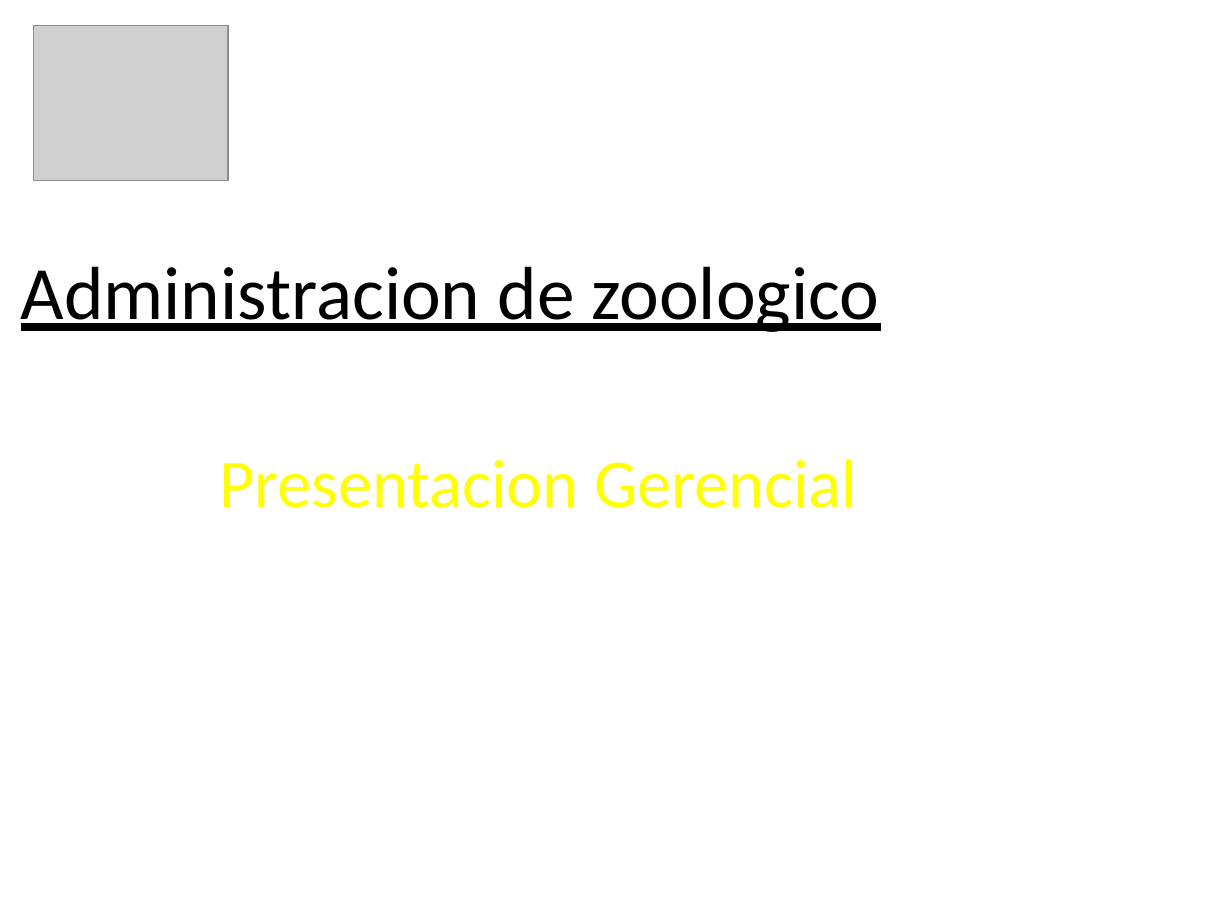
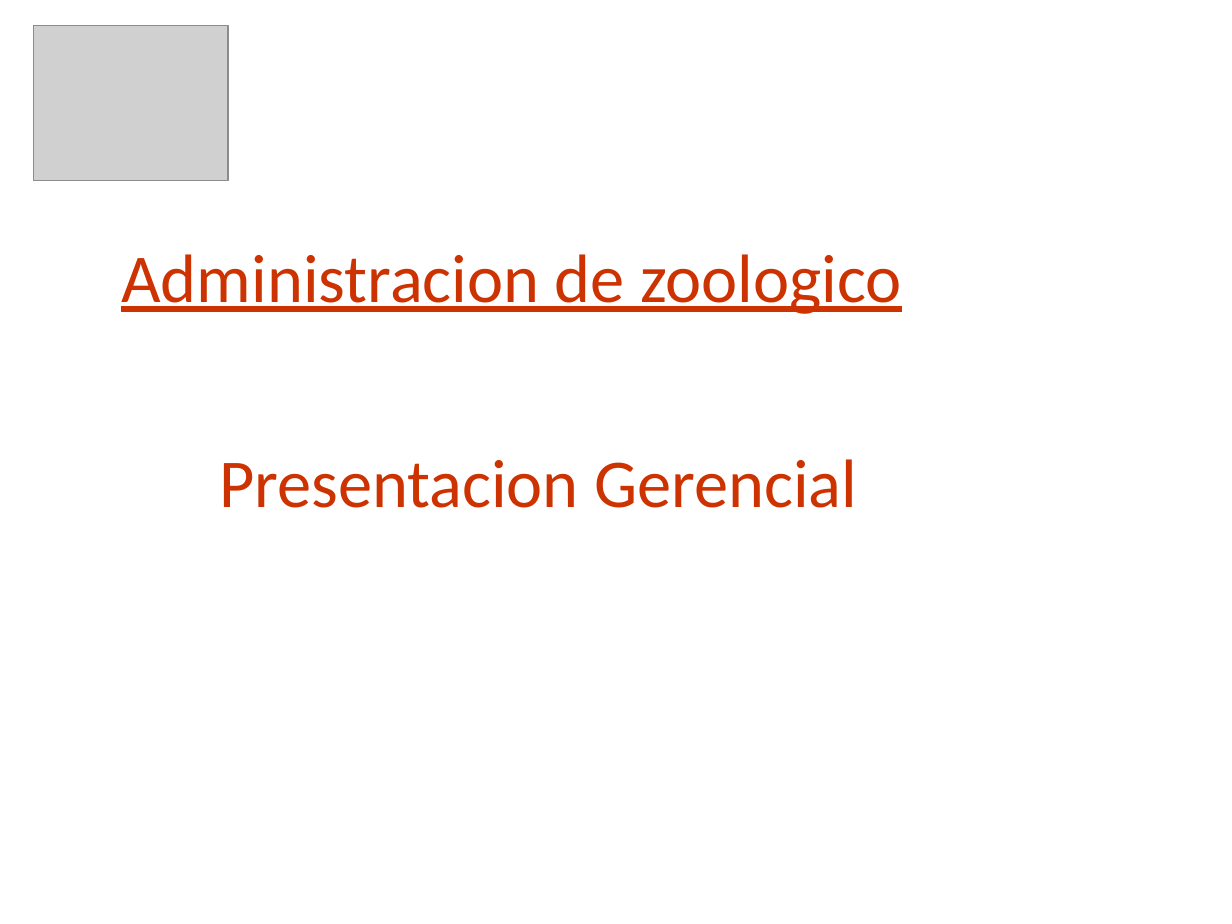
Before and after one commit to skiel85/taller-desarrollo-proyectos-i, a slide deck: slide 1 of Presentaciones/Demo Gerencial.ppt. Drawn at 1232x924 pixels with LibreOffice and Linux fonts; fonts in the diff are those of the drawing; grey boxes stand for pictures; background and template pictures are left out. Boxes give left, top, right and bottom in pixels: in the first picture for what was removed or moved away, otherwise in the second. Text is boxed around its words. In the diff, an @@ line names an element or a change of style, - is before the commit and + after.

```diff
--- a/Presentaciones/Demo Gerencial.ppt
+++ b/Presentaciones/Demo Gerencial.ppt
@@ title "Administracion de zoologico" moved from (x1=21, y1=266, x2=879, y2=332) to (x1=121, y1=254, x2=902, y2=314) @@
@@ title "Administracion de zoologico" at (x1=121, y1=254, x2=902, y2=314): size 44 to 40 pt, text colour #000000 to #CC3300 @@
@@ subtitle "Presentacion Gerencial" at (x1=219, y1=459, x2=857, y2=508): text colour #FFFF00 to #CC3300 @@
```
